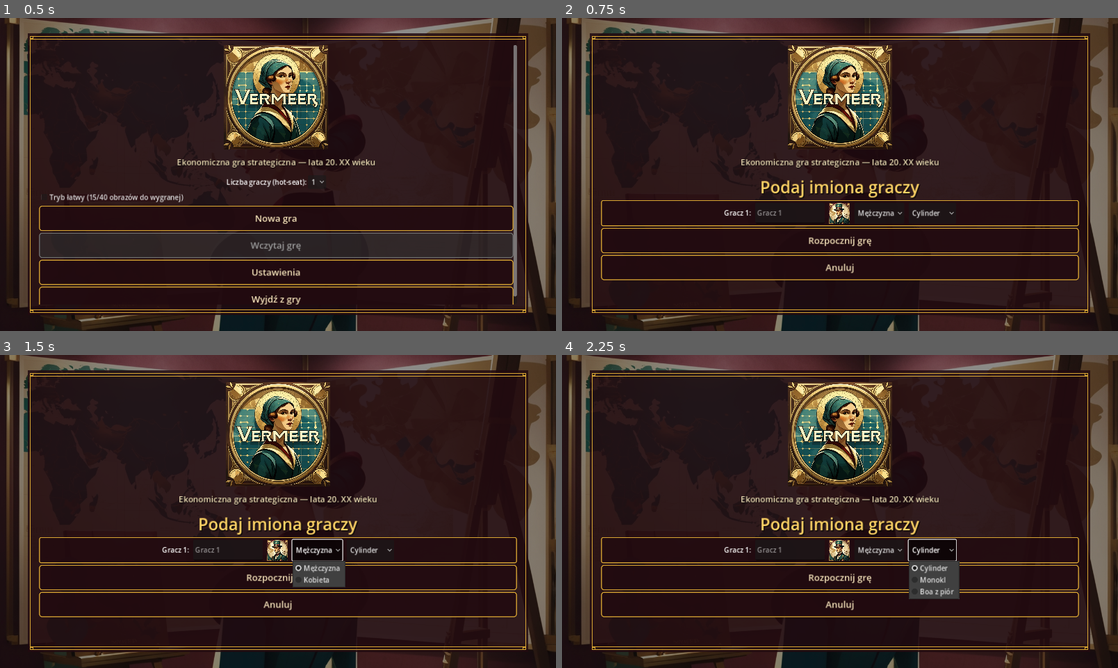
Above: before the commit, frames 1-4 (two rows, left to right).
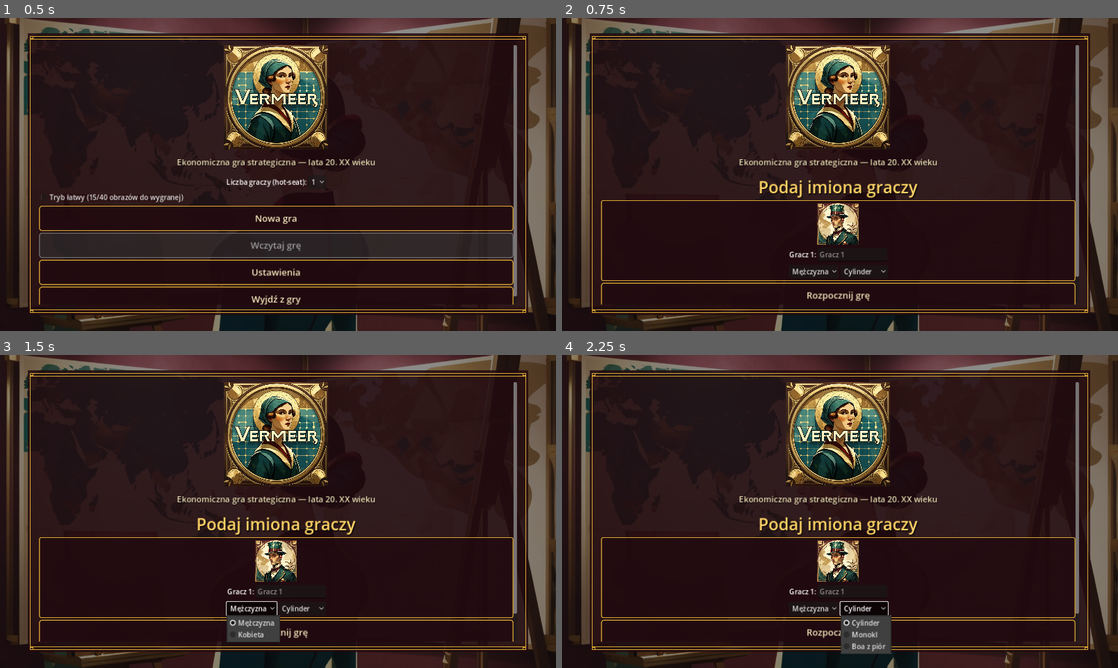
Above: after the commit, the same moments.

Repository: cinekm20/the-forger-retro-tycoon
Game: Godot game, scene res://scenes/main_menu/MainMenu.tscn
The game is run twice, just before and just after one commit, with the same random seed, the same clock (stepped at 60 frames per second) and the same inputs.
Inputs:
- Up to frame 1 (0.5 s): no input
- Up to frame 2 (0.75 s): click "Nowa gra" at 0.5 s
- Up to frame 3 (1.5 s): click "Mężczyzna" at 1.25 s
- Up to frame 4 (2.25 s): click "Cylinder" at 2 s

Frame 1 is identical in both runs. In frame 2, 8.6% of the frame differs, in the area x 7-93%, y 8-92%; in frame 3, 10%; in frame 4, 11%, in the area x 7-93%, y 8-96%.

Commit message:
Większy avatar w innym układzie + jednorazowa, natychmiastowa rezygnacja z aukcji
MainMenu.gd: podgląd awatara przy wpisywaniu imion powiększony z 48×48
do 96×96 i przeniesiony NAD wiersz imię/wybór (zamiast stłoczony w
jednym rzędzie obok pól wyboru) — zgłoszone przez użytkownika.

Hub.gd: avatar gracza połączony w JEDNĄ skrzynkę z lokalizacją/imieniem
(wcześniej osobno obok) i powiększony z 64×64 do 80×80 — zgłoszone
przez użytkownika. Ta skrzynka jest teraz szersza (360) niż pozostałe 3
(280), żeby zmieścić avatar + tekst, ale nadal ma stałą szerokość.

AuctionHouse.gd: kliknięcie "Rezygnuję z aukcji" jest teraz jednorazową,
natychmiastową akcją — wcześniej mogło uruchomić kolejną pełną rundę
(z nowym 20-sekundowym licznikiem), jeśli rywal akurat podbił. Teraz
_on_resolve_round_pressed od razu przelicza najwyższą ofertę rywali
(_apply_best_rival_counter_bid) i rozstrzyga aukcję — bez dodatkowych
rund, bez dalej lecącego czasu. Wygaśnięcie czasu (_on_time_expired)
zachowuje starą logikę "kolejna runda, jeśli rywal podbije w ostatniej
chwili" — to inny przypadek niż świadoma rezygnacja gracza.

Diff:
--- a/game/scenes/auction_house/AuctionHouse.gd
+++ b/game/scenes/auction_house/AuctionHouse.gd
@@ -257,15 +257,17 @@
 
 func _on_time_expired() -> void:
 	status_label.text = tr("Zabrakło czasu na podbicie — rywale odpowiadają.")
-	_on_resolve_round_pressed()
-
-
-## Sprawdza, czy któryś rywal podbija bieżącą ofertę — wywoływane zarówno z
-## losowego, wcześniejszego momentu w trakcie odliczania (_process), jak i
-## przy "Zakończ rundę"/wygaśnięciu czasu. Zwraca true, jeśli ktoś podbił
-## (i licznik został zresetowany na nową rundę) — wywołujący wie wtedy, że
-## nie powinien od razu rozstrzygać aukcji.
-func _try_rival_counter_bid() -> bool:
+	if _try_rival_counter_bid():
+		return
+	_resolve_auction()
+
+
+## Sama logika "czy ktoś z rywali podbija current_bid" — liczy najlepszą
+## ofertę i, jeśli jest wyższa, STOSUJE ją (current_bid/current_leader), ale
+## NIE decyduje, co dalej (nowa runda czy rozstrzygnięcie od razu) — to
+## zależy od wywołującego: _try_rival_counter_bid (jeszcze jedna runda) albo
+## _on_resolve_round_pressed (rezygnacja gracza, rozstrzygnięcie od razu).
+func _apply_best_rival_counter_bid() -> bool:
 	var estimated_value := Paintings.get_estimated_value(current_number)
 	var best_rival_id := ""
 	var best_rival_bid := current_bid
@@ -286,7 +288,17 @@
 
 	current_bid = best_rival_bid
 	current_leader = best_rival_id
-	status_label.text = tr("%s podbija ofertę.") % AIPlayers.get_rival(best_rival_id)["name"]
+	return true
+
+
+## Wywoływane z losowego, wcześniejszego momentu w trakcie odliczania
+## (_process) i z wygaśnięcia czasu (_on_time_expired) — jeśli rywal
+## podbija, runda się NIE kończy, tylko zaczyna nową (gracz dostaje kolejne
+## 20 sekund na reakcję). Zwraca true, jeśli ktoś podbił.
+func _try_rival_counter_bid() -> bool:
+	if not _apply_best_rival_counter_bid():
+		return false
+	status_label.text = tr("%s podbija ofertę.") % AIPlayers.get_rival(current_leader)["name"]
 	_update_labels()
 	_start_bid_timer()
 	return true
@@ -314,9 +326,14 @@
 	_start_bid_timer()
 
 
+## Rezygnacja to JEDNORAZOWA, natychmiastowa akcja — zgłoszone przez
+## użytkownika: po kliknięciu gracz nie może już podbić, licznik czasu
+## przestaje lecieć, a wynik przelicza się OD RAZU do najwyższej oferty
+## rywali (jeśli w ogóle ktoś chce przebić) — w przeciwieństwie do
+## _try_rival_counter_bid (używanego, gdy czas naturalnie wygaśnie), tu nie
+## ma kolejnej rundy z nowym czasem.
 func _on_resolve_round_pressed() -> void:
-	if _try_rival_counter_bid():
-		return
+	_apply_best_rival_counter_bid()
 	_resolve_auction()
 
 
--- a/game/scenes/hub/Hub.gd
+++ b/game/scenes/hub/Hub.gd
@@ -140,31 +140,48 @@
 	row.add_theme_constant_override("separation", 16)
 	add_child(row)
 
+	var left_column := VBoxContainer.new()
+	left_column.size_flags_vertical = Control.SIZE_SHRINK_BEGIN
+	left_column.add_theme_constant_override("separation", 8)
+	row.add_child(left_column)
+
+	## Awatar POŁĄCZONY z tą samą skrzynką co imię/lokalizacja gracza (nie
+	## osobno obok, jak wcześniej) i większy (80×80, było 64×64) —
+	## zgłoszone przez użytkownika. make_boxed_row (nie make_info_box), bo
+	## potrzeba więcej niż jednej etykiety w tej samej ramce. Skrzynka jest
+	## szersza (360) niż pozostałe 3 (280), żeby zmieścić avatar + tekst —
+	## nadal stała szerokość, więc nie "skacze" przy zmianie treści (patrz
+	## komentarz przy pozostałych skrzynkach niżej).
+	var location_row := ScreenHelpers.make_boxed_row(left_column)
+	location_row.get_parent().custom_minimum_size = Vector2(360, 0)
+
+	var avatar_rect := TextureRect.new()
+	avatar_rect.custom_minimum_size = Vector2(80, 80)
+	avatar_rect.expand_mode = TextureRect.EXPAND_IGNORE_SIZE
+	avatar_rect.stretch_mode = TextureRect.STRETCH_KEEP_ASPECT_CENTERED
 	## Awatar aktywnego gracza (wybrany przy starcie nowej gry, patrz
 	## MainMenu.gd _show_name_entry / Players.get_avatar_path) — w hot-seat
 	## zmienia się przy każdym end_turn, bo _ready() przelicza go na nowo z
 	## Players.active_index po przeładowaniu Huba (SceneRouter.goto_hub()).
-	var avatar_rect := TextureRect.new()
-	avatar_rect.custom_minimum_size = Vector2(64, 64)
-	avatar_rect.expand_mode = TextureRect.EXPAND_IGNORE_SIZE
-	avatar_rect.stretch_mode = TextureRect.STRETCH_KEEP_ASPECT_CENTERED
-	avatar_rect.size_flags_vertical = Control.SIZE_SHRINK_BEGIN
 	var avatar_path := Players.active_avatar_path()
 	avatar_rect.texture = load(avatar_path) if ResourceLoader.exists(avatar_path) else null
-	row.add_child(avatar_rect)
-
-	var left_column := VBoxContainer.new()
-	left_column.size_flags_vertical = Control.SIZE_SHRINK_BEGIN
-	left_column.add_theme_constant_override("separation", 8)
-	row.add_child(left_column)
-
-	## Wszystkie 4 skrzynki dostają TĘ SAMĄ szerokość (280) — użytkownik
-	## zgłosił, że muszą być zawsze jednakowej szerokości, niezależnie od
-	## treści (np. skrzynka terminu aukcji miała różną szerokość zależnie od
-	## długości nazwy miasta: Amsterdam vs Berlin). make_info_box z
-	## min_width > 0 wymusza teraz stałą szerokość + zawijanie zamiast
-	## rozpychania skrzynki (patrz komentarz w screen_helpers.gd).
-	location_label = ScreenHelpers.make_info_box(left_column, "", 280.0, 22)
+	location_row.add_child(avatar_rect)
+
+	location_label = Label.new()
+	location_label.horizontal_alignment = HORIZONTAL_ALIGNMENT_CENTER
+	location_label.add_theme_color_override("font_color", ScreenHelpers.COLOR_CREAM)
+	location_label.add_theme_font_size_override("font_size", 22)
+	location_label.autowrap_mode = TextServer.AUTOWRAP_WORD
+	location_label.custom_minimum_size = Vector2(230, 0)
+	location_row.add_child(location_label)
+
+	## Wszystkie pozostałe skrzynki dostają TĘ SAMĄ szerokość (280) —
+	## użytkownik zgłosił, że muszą być zawsze jednakowej szerokości,
+	## niezależnie od treści (np. skrzynka terminu aukcji miała różną
+	## szerokość zależnie od długości nazwy miasta: Amsterdam vs Berlin).
+	## make_info_box z min_width > 0 wymusza teraz stałą szerokość +
+	## zawijanie zamiast rozpychania skrzynki (patrz komentarz w
+	## screen_helpers.gd).
 	date_label = ScreenHelpers.make_info_box(left_column, "", 280.0)
 	paintings_label = ScreenHelpers.make_info_box(left_column, "", 280.0)
 	## Skrzynka "NEXT AUCTION IS: ..." z oryginału — widoczna niezależnie od
--- a/game/scenes/main_menu/MainMenu.gd
+++ b/game/scenes/main_menu/MainMenu.gd
@@ -77,46 +77,61 @@
 
 	ScreenHelpers.make_title(name_section, "Podaj imiona graczy")
 
-	## Każdy gracz dostaje: imię, podgląd awatara, płeć i wariant awatara —
-	## wybór płci/awatara zgłoszony przez użytkownika. Awatary to ta sama
-	## pula 6 gotowych portretów co rywale AI (2 płcie × 3 warianty, patrz
-	## Players.GENDERS/AVATAR_VARIANTS) — nie trzeba generować nowej grafiki,
-	## chyba że kiedyś zabraknie wariantów (wtedy dopisać kolejne prompty w
-	## docs/GRAFIKA_LEONARDO.md §6).
+	## Każdy gracz dostaje: DUŻY podgląd awatara na górze (96×96, było 48×48,
+	## stłoczone w jednym rzędzie z resztą — zgłoszone przez użytkownika, że
+	## wybór powinien być większy i awatar może stać w innym miejscu niż
+	## kontrolki wyboru), a pod nim imię i wybór płci/wariantu. Awatary to ta
+	## sama pula 6 gotowych portretów co rywale AI (2 płcie × 3 warianty,
+	## patrz Players.GENDERS/AVATAR_VARIANTS) — nie trzeba generować nowej
+	## grafiki, chyba że kiedyś zabraknie wariantów (wtedy dopisać kolejne
+	## prompty w docs/GRAFIKA_LEONARDO.md §6).
 	var count := player_count_option.selected + 1
 	for i in count:
-		var row := ScreenHelpers.make_boxed_row(name_section)
+		var box := ScreenHelpers.make_boxed_row(name_section)
+		var column := VBoxContainer.new()
+		column.alignment = BoxContainer.ALIGNMENT_CENTER
+		column.add_theme_constant_override("separation", 8)
+		box.add_child(column)
+
+		var avatar_preview := TextureRect.new()
+		avatar_preview.custom_minimum_size = Vector2(96, 96)
+		avatar_preview.expand_mode = TextureRect.EXPAND_IGNORE_SIZE
+		avatar_preview.stretch_mode = TextureRect.STRETCH_KEEP_ASPECT_CENTERED
+		avatar_preview.mouse_filter = Control.MOUSE_FILTER_IGNORE
+		avatar_preview.size_flags_horizontal = Control.SIZE_SHRINK_CENTER
+		column.add_child(avatar_preview)
+		avatar_previews.append(avatar_preview)
+
+		var name_row := HBoxContainer.new()
+		name_row.alignment = BoxContainer.ALIGNMENT_CENTER
+		column.add_child(name_row)
 
 		var caption := Label.new()
 		caption.text = tr("Gracz %d:") % (i + 1)
-		row.add_child(caption)
+		name_row.add_child(caption)
 
 		var edit := LineEdit.new()
 		edit.placeholder_text = tr("Gracz %d") % (i + 1)
 		edit.custom_minimum_size = Vector2(160, 0)
-		row.add_child(edit)
+		name_row.add_child(edit)
 		name_edits.append(edit)
 
-		var avatar_preview := TextureRect.new()
-		avatar_preview.custom_minimum_size = Vector2(48, 48)
-		avatar_preview.expand_mode = TextureRect.EXPAND_IGNORE_SIZE
-		avatar_preview.stretch_mode = TextureRect.STRETCH_KEEP_ASPECT_CENTERED
-		avatar_preview.mouse_filter = Control.MOUSE_FILTER_IGNORE
-		row.add_child(avatar_preview)
-		avatar_previews.append(avatar_preview)
+		var choice_row := HBoxContainer.new()
+		choice_row.alignment = BoxContainer.ALIGNMENT_CENTER
+		column.add_child(choice_row)
 
 		var gender_option := OptionButton.new()
 		for gender in Players.GENDERS:
 			gender_option.add_item(Players.GENDER_NAMES[gender])
 		gender_option.item_selected.connect(_on_avatar_choice_changed.bind(i))
-		row.add_child(gender_option)
+		choice_row.add_child(gender_option)
 		gender_options.append(gender_option)
 
 		var avatar_option := OptionButton.new()
 		for variant in Players.AVATAR_VARIANTS:
 			avatar_option.add_item(Players.AVATAR_VARIANT_NAMES[variant])
 		avatar_option.item_selected.connect(_on_avatar_choice_changed.bind(i))
-		row.add_child(avatar_option)
+		choice_row.add_child(avatar_option)
 		avatar_options.append(avatar_option)
 
 		_update_avatar_preview(i)
